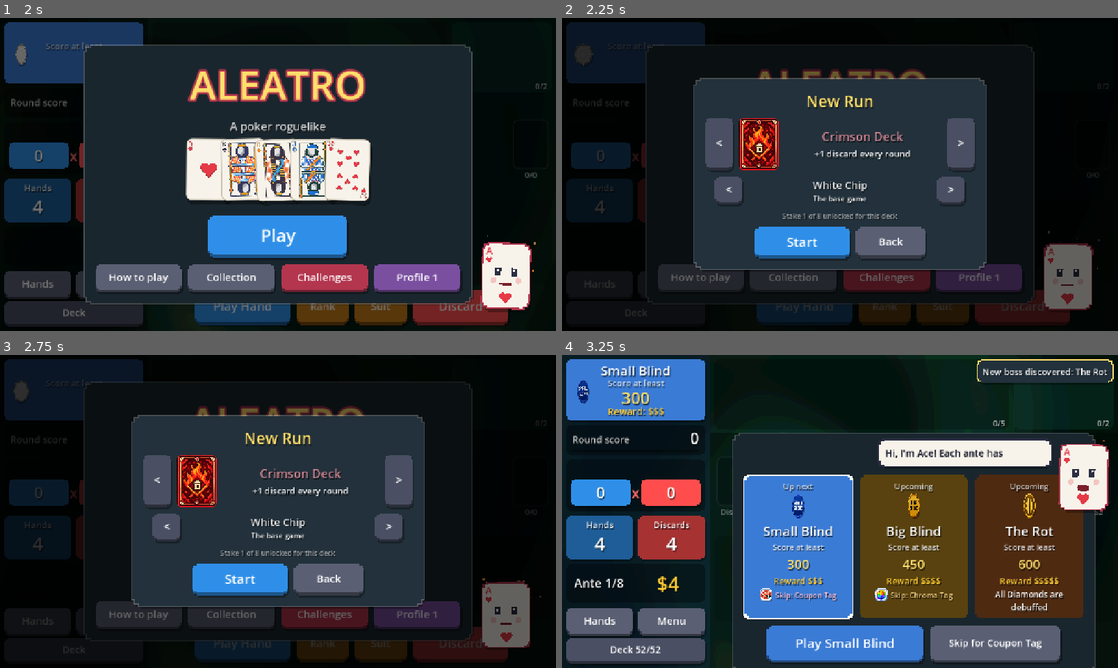
Above: before the commit, frames 1-4 (two rows, left to right).
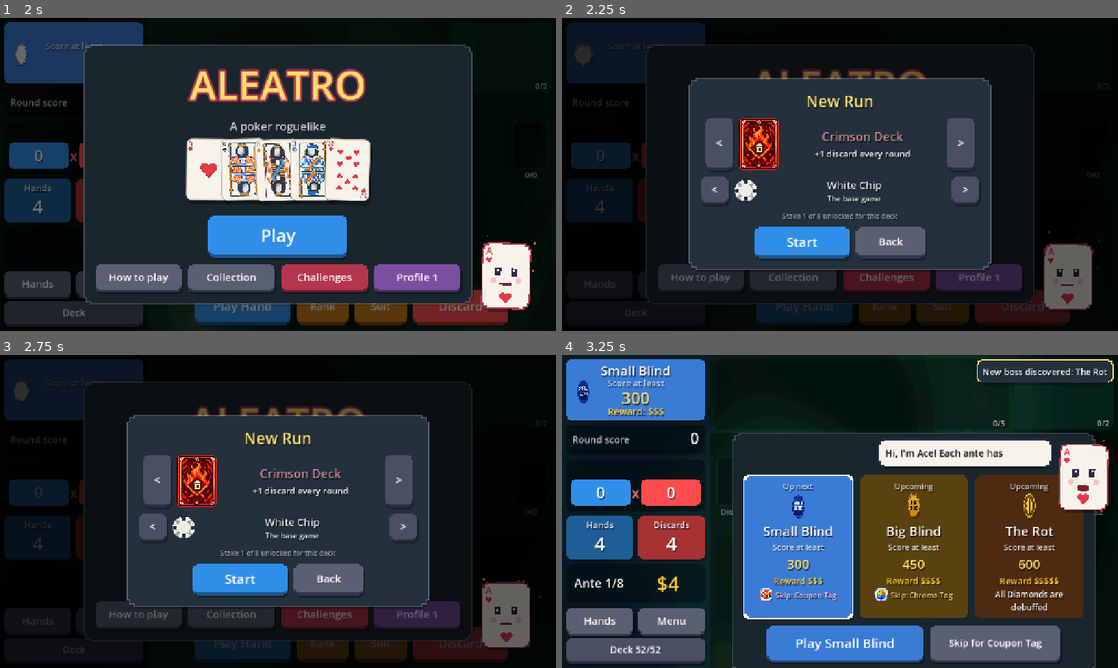
Above: after the commit, the same moments.

Repository: Yassineallach/schoolmaroc
Game: Godot game, scene res://scenes/main.tscn
Same seed, same stepped clock (60 frames per second), same inputs: the game is played once before the commit and once after it.
Inputs:
- Up to frame 1 (2 s): click "Play Hand" at 0.5 s; click "Play Hand" at 1.25 s
- Up to frame 2 (2.25 s): click "Play" at 2 s
- Up to frame 3 (2.75 s): no input
- Up to frame 4 (3.25 s): click "Play" at 2.75 s

Frame 1 is identical in both runs. In frame 2, 2.6% of the frame differs, in the area x 22-78%, y 19-81%; in frame 3, 2.6%; in frame 4, nothing differs.

Commit message:
Stakes: chip art for all 8 stakes on the New Run screen
Co-Authored-By: Claude Opus 5.5 <noreply@anthropic.com>
Claude-Session: https://claude.ai/code/session_01LZR5ftoCVRtdXjWmfvUKYt

Diff:
--- a/aleatro/scripts/main.gd
+++ b/aleatro/scripts/main.gd
@@ -884,6 +884,19 @@
 	vb.add_child(_center(_button("Close", Color("5a5f73"), close_modal, Vector2(220, 70))))
 
 
+## A stake's chip (assets/stakes/<n>.png), or an empty spacer without art.
+func _stake_chip(n: int, side: float) -> Control:
+	var path := "res://assets/stakes/%d.png" % n
+	var t := TextureRect.new()
+	if ResourceLoader.exists(path):
+		t.texture = load(path)
+	t.expand_mode = TextureRect.EXPAND_IGNORE_SIZE
+	t.stretch_mode = TextureRect.STRETCH_KEEP_ASPECT_CENTERED
+	t.custom_minimum_size = Vector2(side, side)
+	t.mouse_filter = Control.MOUSE_FILTER_IGNORE
+	return t
+
+
 ## A tag's badge (assets/tags/<id>.png), or an empty spacer if it has none.
 func _tag_icon(id: String, side: float) -> Control:
 	var path := "res://assets/tags/%s.png" % id
@@ -1012,6 +1025,7 @@
 		show_run_setup()
 	vb.add_child(UIBuild.build({"row": [
 		{"button": "<", "color": Color("4a4f63"), "on": func(): stake_step.call(-1), "min": Vector2(64, 56), "size": 26},
+		{"node": _stake_chip(_setup_stake, 52.0)},
 		{"col": [{"text": st.name, "size": 24, "color": st.color if st.color.get_luminance() > 0.3 else st.color.lightened(0.55)}, {"text": st.desc + ("" if _setup_stake == 1 else ", plus every lower stake"), "size": 17, "wrap": 420}], "sep": 2},
 		{"button": ">", "color": Color("4a4f63"), "on": func(): stake_step.call(1), "min": Vector2(64, 56), "size": 26},
 	], "sep": 14, "align": "center"}))
Binary file added: aleatro/assets/stakes/1.png
Not shown, added: aleatro/assets/stakes/1.png.import
Binary file added: aleatro/assets/stakes/2.png
Not shown, added: aleatro/assets/stakes/2.png.import
Binary file added: aleatro/assets/stakes/3.png
Not shown, added: aleatro/assets/stakes/3.png.import
Binary file added: aleatro/assets/stakes/4.png
Not shown, added: aleatro/assets/stakes/4.png.import
Binary file added: aleatro/assets/stakes/5.png
Not shown, added: aleatro/assets/stakes/5.png.import
Binary file added: aleatro/assets/stakes/6.png
Not shown, added: aleatro/assets/stakes/6.png.import
(and 4 more such lines)
